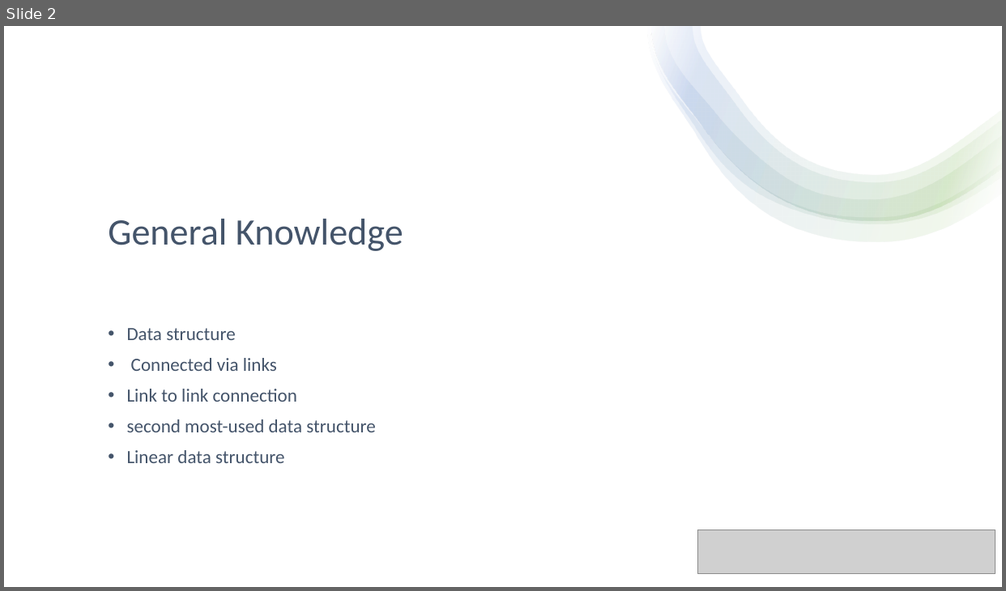
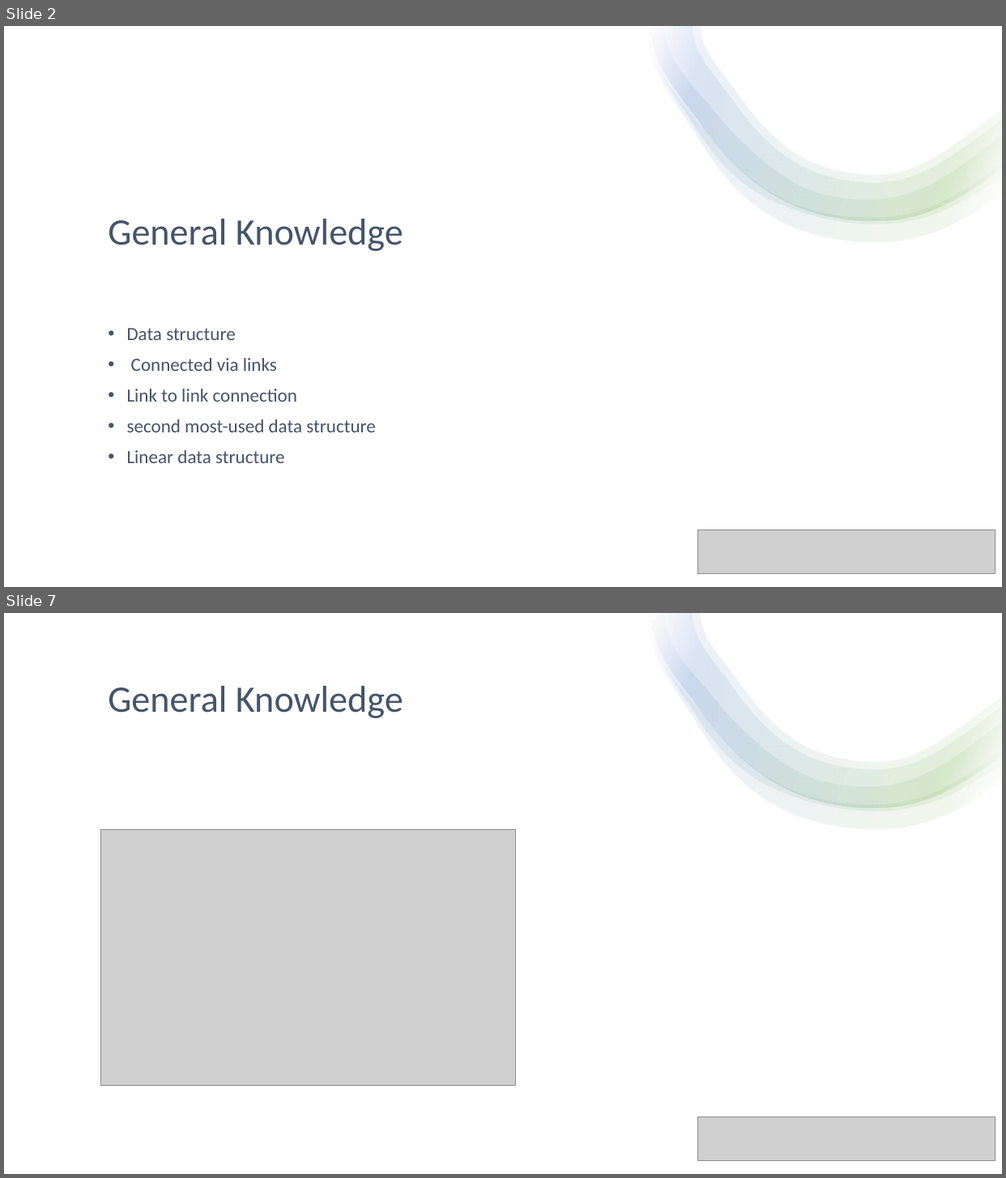
Before and after one commit to niklastrinkl/DornFussenegger-Trinkl-LinkedList-2022, a slide deck: Präsentation.pptx. Shown one above the other, each under a label of ours: slide 2 before the commit, slides 2 and 7 after it; the slides between them are not shown. The pictures are 1006x591 and 1006x1178 pixels, drawn with LibreOffice and Linux fonts; fonts in the diff are those of the drawing; grey boxes stand for pictures. Boxes give left, top, right and bottom in pixels: in the first picture for what was removed or moved away, otherwise in the second. Text is boxed around its words. In the diff, an @@ line names an element or a change of style, - is before the commit and + after.

Commit message:
Added slide

```diff
--- a/Präsentation.pptx
+++ b/Präsentation.pptx
@@ slide 7 added at bbox=[4, 613, 1002, 1174], background #FFFFFF @@
@@ rectangle added at bbox=[4, 613, 1002, 1174], fill #FFFFFF @@
@@ group added at bbox=[648, 613, 1002, 829]: 4 freeform shapes @@
@@ title added at bbox=[108, 686, 403, 718], 36 pt, text #44546A @@
+General Knowledge
@@ picture added at bbox=[100, 829, 516, 1085] @@
@@ picture added at bbox=[698, 1117, 995, 1161] @@
```
Also in this commit, not shown: 8 other slides added, 2 slides removed.
